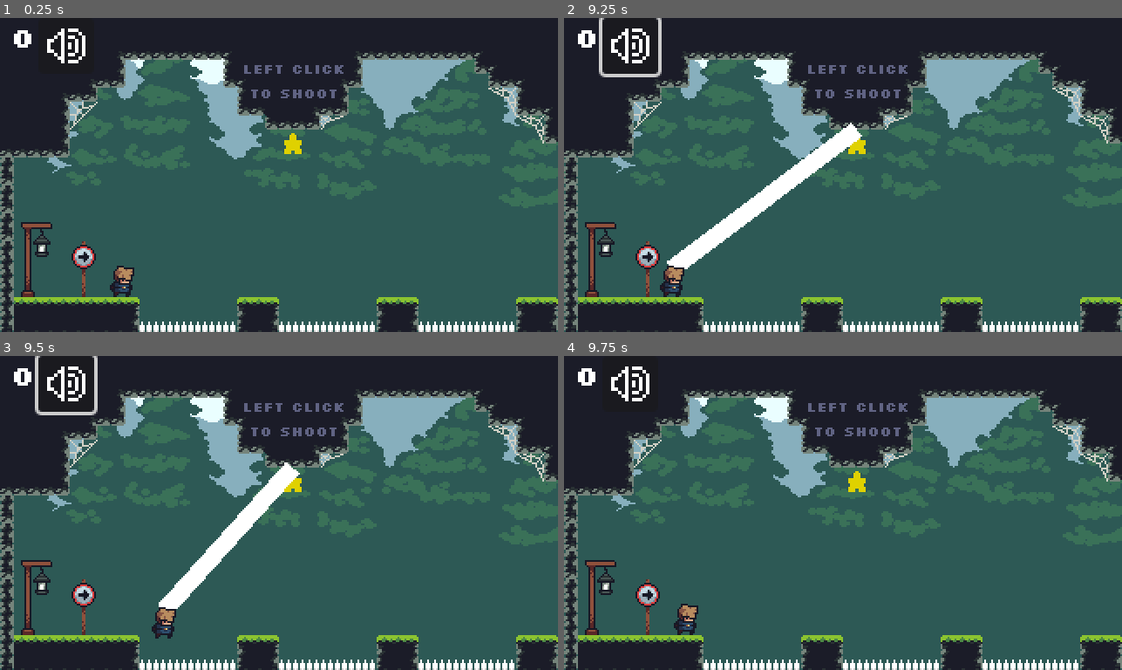
Above: before the commit, frames 1-4 (two rows, left to right).
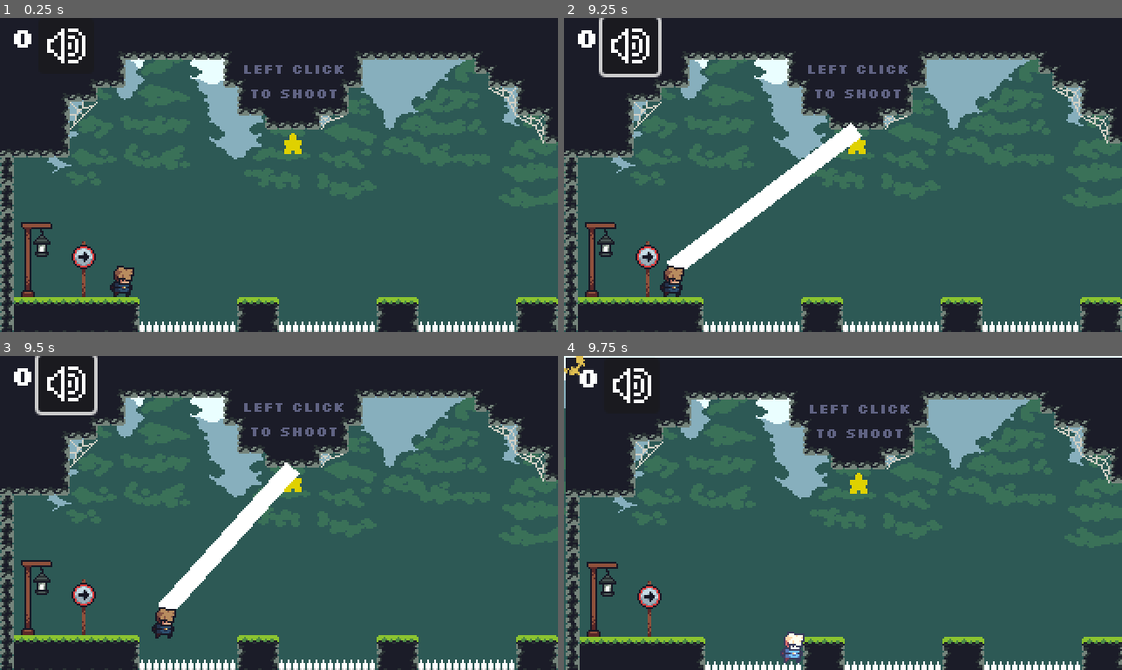
Above: after the commit, the same moments.

Repository: ItsHotdogFred/cannon-platformer
Game: Godot game, scene res://main.tscn
The game is run twice, just before and just after one commit, with the same random seed, the same clock (stepped at 60 frames per second) and the same inputs.
Inputs (mouse positions are in pixels of both pictures, inside the frame that each line leads up to):
- Up to frame 1 (0.25 s): no input
- Up to frame 2 (9.25 s): tap Enter at 0.5, 2, 2.75, 3.5, 4.25, 5 s; move the mouse to (965, 159) at 0.52 s; hold D (right) 0.53-1.25 s; hold Up (up) 0.53-1.25 s; click (630, 46) at 1.25 s; move the mouse to (731, 190) at 2.02 s; hold D (right) 2.03-2.78 s; tap Space (interaction) every 2.25 s from 2.1 to 8.85 s; tap Up (up) at 2.27, 2.3, 2.57, 3.6, 3.77, 4.07, 5.27, 5.3, 5.57, 6.77, 6.8, 7.07, 8.1, 8.27, 8.57 s; move the mouse to (898, 105) at 2.77 s; hold A (left) 2.78-3.53 s; hold Up (up) 2.78-3.53 s; click (898, 105) at 2.85 s; move the mouse to (815, 237) at 3.52 s; hold D (right) 3.53-5.03 s; move the mouse to (1010, 222) at 4.27 s; hold Up (up) 4.28-5.03 s; move the mouse to (675, 127) at 5.02 s; hold A (left) 5.03-5.78 s; click (675, 127) at 5.1 s; move the mouse to (870, 175) at 5.77 s; hold D (right) 5.78-6.53 s; hold Up (up) 5.78-6.53 s; move the mouse to (759, 96) at 6.52 s; hold A (left) 6.53-8.03 s; move the mouse to (965, 159) at 7.27 s; hold Up (up) 7.28-8.03 s; click (965, 159) at 7.35 s; move the mouse to (731, 190) at 8.02 s; hold D (right) from 8.03 s (still down); move the mouse to (898, 105) at 8.77 s; hold Up (up) from 8.78 s (still down)
- Up to frame 3 (9.5 s): keep holding D (right); keep holding Up (up)
- Up to frame 4 (9.75 s): keep holding D (right); move the mouse to (815, 575) at 9.52 s; release Up (up) at 9.53 s; click (815, 575) at 9.6 s

Frames 1-3 are identical in both runs. In frame 4, 9.0% of the frame differs, in the area x 0-100%, y 0-100%.

Commit message:
Add arcade-burst death sequence instead of instant teleport.
Spike hits play hitstop flash, screen shake, particle burst, hold on the death screen, then soft-respawn with camera pan and a scale/fade spawn-in at the checkpoint.

Diff:
--- /dev/null
+++ b/death_burst.gd
@@ -0,0 +1,26 @@
+extends Node2D
+## One-shot arcade particle burst. Spawns at a world position, emits, then frees.
+
+## Set before add_child() so _ready can tune the emitter first.
+var spawn_puff: bool = false
+
+@onready var particles: CPUParticles2D = $CPUParticles2D
+
+
+func _ready() -> void:
+	if spawn_puff:
+		_configure_as_spawn_puff()
+	particles.finished.connect(queue_free)
+	particles.restart()
+	particles.emitting = true
+
+
+## Soft checkpoint re-entry puff (fewer, slower particles).
+func _configure_as_spawn_puff() -> void:
+	particles.amount = 8
+	particles.initial_velocity_min = 12.0
+	particles.initial_velocity_max = 40.0
+	particles.scale_amount_min = 0.35
+	particles.scale_amount_max = 0.7
+	particles.explosiveness = 0.85
+	particles.color = Color(1.0, 0.95, 0.7, 1.0)
--- /dev/null
+++ b/death_burst.tscn
@@ -0,0 +1,28 @@
+[gd_scene load_steps=3 format=3]
+
+[ext_resource type="Script" path="res://death_burst.gd" id="1_script"]
+[ext_resource type="Texture2D" uid="uid://dnbwytjbpsjso" path="res://Jumpstart Legacy/Particles/x_shape.png" id="2_x"]
+
+[node name="DeathBurst" type="Node2D"]
+z_index = 10
+script = ExtResource("1_script")
+
+[node name="CPUParticles2D" type="CPUParticles2D" parent="."]
+emitting = false
+amount = 18
+texture = ExtResource("2_x")
+lifetime = 0.45
+one_shot = true
+explosiveness = 1.0
+randomness = 0.35
+lifetime_randomness = 0.25
+direction = Vector2(0, -1)
+spread = 180.0
+gravity = Vector2(0, 90)
+initial_velocity_min = 35.0
+initial_velocity_max = 95.0
+angular_velocity_min = -360.0
+angular_velocity_max = 360.0
+scale_amount_min = 0.45
+scale_amount_max = 0.9
+color = Color(1, 0.85, 0.35, 1)
--- a/grappling_hook.gd
+++ b/grappling_hook.gd
@@ -77,10 +77,11 @@
 ## Immediate release with no delay / no carry velocity (death, forced cancel).
 ## Deferred: may be called from Area2D.body_entered while physics is flushing
 ## queries; reparenting a CharacterBody2D there is not allowed.
-func force_release() -> void:
-	call_deferred("_detach_player", Vector2.ZERO)
+## reactivate_player: false on death so the player stays frozen for the sequence.
+func force_release(reactivate_player: bool = true) -> void:
+	call_deferred("_detach_player", Vector2.ZERO, reactivate_player)
 
-func _detach_player(release_momentum: Vector2) -> void:
+func _detach_player(release_momentum: Vector2, reactivate_player: bool = true) -> void:
 	if _released or not is_instance_valid(self):
 		return
 	_released = true
@@ -92,7 +93,10 @@
 		return
 
 	_player.reparent(get_tree().current_scene)
-	_player.set_active(true)
+	if reactivate_player:
+		_player.set_active(true)
+	else:
+		_player.set_active(false)
 	_player.momentum = release_momentum
 	if _player.has_method("clear_grappling_hook"):
 		_player.clear_grappling_hook(self)
--- a/player.gd
+++ b/player.gd
@@ -2,18 +2,27 @@
 
 @export var speed: float = 150.0
 @export var friction: float = 50# 500.0
+
+@export_group("Death")
+@export var death_hitstop: float = 0.12
+@export var death_hold: float = 0.35
+@export var spawn_in_duration: float = 0.22
 
 @onready var ray_cast_2d: RayCast2D = $RayCast2D
 @onready var collision_shape_2d: CollisionShape2D = $CollisionShape2D
 @onready var shoot_time: Timer = $ShootTime
+@onready var sprite: AnimatedSprite2D = $Sprite
 
 const GRAPPLING_HOOK = preload("uid://dum12y78crq6f")
+const DEATH_BURST = preload("res://death_burst.tscn")
 
 var starting_pos : Vector2
 
 var can_shoot = true
 ## Active hook instance while swinging; null when free.
 var active_grappling_hook: Node2D = null
+## True while the arcade death sequence is playing (blocks re-entry).
+var is_dying: bool = false
 
 
 # Persistent movement state. The player has no walk input - all motion
@@ -32,6 +41,9 @@
 	Gamemanager.player = self
 
 func _physics_process(delta: float) -> void:
+	if is_dying:
+		return
+
 	_set_ray_cast_direction()
 	# Fire: launch the player opposite the cursor (recoil). Each shot adds a
 	# fresh impulse to momentum instead of accumulating a never-decayed unit
@@ -72,9 +84,9 @@
 	momentum = velocity
 
 	if global_position > get_global_mouse_position():
-		$Sprite.flip_h = true
+		sprite.flip_h = true
 	else:
-		$Sprite.flip_h = false
+		sprite.flip_h = false
 
 func _set_ray_cast_direction():
 	var mouse_pos := get_global_mouse_position()
@@ -82,6 +94,8 @@
 	ray_cast_2d.target_position = ray_cast_2d.to_local(mouse_pos)
 
 func _use_grappling_hook():
+	if is_dying:
+		return
 	if not ray_cast_2d.is_colliding(): return
 	# Don't stack hooks if somehow already attached.
 	if active_grappling_hook != null and is_instance_valid(active_grappling_hook):
@@ -95,24 +109,91 @@
 	grapplingHookNode.start_hook(ray_cast_2d.get_collision_point())
 
 ## Tear down an active grapple without starting a new one.
-func cancel_grappling_hook() -> void:
+## reactivate_player: false during death so force_release doesn't re-enable physics.
+func cancel_grappling_hook(reactivate_player: bool = true) -> void:
 	if active_grappling_hook != null and is_instance_valid(active_grappling_hook):
-		active_grappling_hook.force_release()
+		active_grappling_hook.force_release(reactivate_player)
 	active_grappling_hook = null
 
 func clear_grappling_hook(hook: Node2D = null) -> void:
 	if hook == null or active_grappling_hook == hook:
 		active_grappling_hook = null
 
-## Reset after death: detach rope first so the player isn't stuck under PlayerAnchor.
-## Safe to call from Area2D.body_entered — force_release defers reparent.
-func respawn() -> void:
-	cancel_grappling_hook()
-	# global_position works while still parented; deferred reparent keeps it.
+## Arcade death: hitstop flash → particle burst → hold → soft respawn at checkpoint.
+## Safe to call from Area2D.body_entered.
+func die() -> void:
+	if is_dying:
+		return
+	is_dying = true
+	# Keep timers/tweens alive if the camera pauses the tree mid-sequence.
+	process_mode = Node.PROCESS_MODE_ALWAYS
+
+	cancel_grappling_hook(false)
+	momentum = Vector2.ZERO
+	velocity = Vector2.ZERO
+	set_active(false)
+
+	var death_pos := global_position
+	var cam := get_viewport().get_camera_2d()
+
+	# Hitstop feel: bright flash + shake while still visible on the spike.
+	sprite.modulate = Color(2.5, 2.5, 2.5, 1.0)
+	if cam != null and cam.has_method("shake"):
+		cam.shake(death_hitstop + 0.05, 2.5)
+
+	_spawn_burst(death_pos)
+
+	await _death_wait(death_hitstop)
+
+	sprite.visible = false
+	sprite.modulate = Color.WHITE
+	sprite.scale = Vector2.ONE
+
+	await _death_wait(death_hold)
+
+	# Soft teleport — camera pans if the checkpoint is on another screen.
 	global_position = starting_pos
 	momentum = Vector2.ZERO
 	velocity = Vector2.ZERO
+
+	if cam != null and cam.has_method("focus_on_player"):
+		await cam.focus_on_player()
+
+	_spawn_burst(global_position, true)
+
+	# Scale / fade back in at the checkpoint.
+	sprite.visible = true
+	sprite.modulate.a = 0.0
+	sprite.scale = Vector2(0.4, 0.4)
+
+	var tween := create_tween()
+	tween.set_pause_mode(Tween.TWEEN_PAUSE_PROCESS)
+	tween.set_parallel(true)
+	tween.tween_property(sprite, "modulate:a", 1.0, spawn_in_duration)
+	tween.tween_property(sprite, "scale", Vector2.ONE, spawn_in_duration) \
+			.set_trans(Tween.TRANS_BACK).set_ease(Tween.EASE_OUT)
+	await tween.finished
+
+	sprite.modulate = Color.WHITE
+	sprite.scale = Vector2.ONE
 	set_active(true)
+	process_mode = Node.PROCESS_MODE_INHERIT
+	is_dying = false
+
+
+## Instant reset (no VFX). Prefer die() for gameplay deaths.
+func respawn() -> void:
+	cancel_grappling_hook(false)
+	global_position = starting_pos
+	momentum = Vector2.ZERO
+	velocity = Vector2.ZERO
+	sprite.visible = true
+	sprite.modulate = Color.WHITE
+	sprite.scale = Vector2.ONE
+	set_active(true)
+	is_dying = false
+	process_mode = Node.PROCESS_MODE_INHERIT
+
 
 func set_active(boolean: bool):
 	set_physics_process(boolean)
@@ -121,5 +202,19 @@
 	collision_shape_2d.set_deferred("disabled", not boolean)
 
 
+func _spawn_burst(at: Vector2, spawn_puff: bool = false) -> void:
+	var burst: Node2D = DEATH_BURST.instantiate()
+	if spawn_puff:
+		burst.spawn_puff = true
+	# Parent first so _ready runs with spawn_puff already set.
+	get_tree().current_scene.add_child(burst)
+	burst.global_position = at
+
+
+func _death_wait(seconds: float) -> void:
+	# process_always + ignore_pause so camera screen-pauses don't stall death.
+	await get_tree().create_timer(seconds, true, false, true).timeout
+
+
 func _on_shoot_time_timeout() -> void:
 	can_shoot = true
--- a/screen_camera.gd
+++ b/screen_camera.gd
@@ -12,6 +12,9 @@
 var current_screen: Vector2i = Vector2i.ZERO
 var is_transitioning: bool = false
 var player: Node2D
+
+var _shake_time: float = 0.0
+var _shake_intensity: float = 0.0
 
 
 func _ready() -> void:
@@ -29,8 +32,28 @@
 	_snap_to_player_screen()
 
 
+func _process(delta: float) -> void:
+	if _shake_time <= 0.0:
+		return
+	_shake_time = maxf(0.0, _shake_time - delta)
+	# Decay intensity as the timer runs out.
+	var strength := _shake_intensity * clampf(_shake_time / 0.12, 0.0, 1.0)
+	offset = Vector2(
+		randf_range(-strength, strength),
+		randf_range(-strength, strength)
+	)
+	if _shake_time <= 0.0:
+		offset = Vector2.ZERO
+		_shake_intensity = 0.0
+
+
 func _physics_process(_delta: float) -> void:
 	if is_transitioning:
+		return
+
+	# Hold camera on the death scene while the burst plays.
+	if player != null and is_instance_valid(player) \
+			and player.get("is_dying") == true:
 		return
 
 	if player == null or not is_instance_valid(player):
@@ -43,6 +66,26 @@
 	var player_screen := _get_screen_for_position(player.global_position)
 	if player_screen != current_screen:
 		_transition_to_screen(player_screen)
+
+
+## Pixel-friendly screen shake (Camera2D.offset). duration in seconds.
+func shake(duration: float = 0.15, intensity: float = 2.5) -> void:
+	_shake_time = duration
+	_shake_intensity = intensity
+
+
+## After a soft respawn: pan (or snap) to the player's new screen.
+func focus_on_player() -> void:
+	if player == null or not is_instance_valid(player):
+		player = get_tree().get_first_node_in_group("player") as Node2D
+	if player == null:
+		return
+
+	var target_screen := _get_screen_for_position(player.global_position)
+	if target_screen == current_screen:
+		return
+
+	await _transition_to_screen(target_screen)
 
 
 func _get_screen_for_position(pos: Vector2) -> Vector2i:
@@ -78,10 +121,12 @@
 	# Pause the whole scene (player, grappling physics, spikes, etc.)
 	# while the camera pans. This node stays awake via PROCESS_MODE_ALWAYS.
 	get_tree().paused = true
-	player.velocity = Vector2(0,0)
-	player.momentum = Vector2(0,0)
+	if player != null and is_instance_valid(player):
+		player.velocity = Vector2(0, 0)
+		player.momentum = Vector2(0, 0)
 
 	var tween := create_tween()
+	tween.set_pause_mode(Tween.TWEEN_PAUSE_PROCESS)
 	tween.set_trans(Tween.TRANS_SINE)
 	tween.set_ease(Tween.EASE_IN_OUT)
 	tween.tween_property(self, "global_position", target, transition_duration)
@@ -95,4 +140,4 @@
 	if player != null and is_instance_valid(player):
 		var next_screen := _get_screen_for_position(player.global_position)
 		if next_screen != current_screen:
-			_transition_to_screen(next_screen)
+			await _transition_to_screen(next_screen)
--- a/spike.gd
+++ b/spike.gd
@@ -3,6 +3,9 @@
 
 func _on_body_entered(body: Node2D) -> void:
 	if body.is_in_group("player"):
-		# Cancel an active grapple if any; never start a new one (the old
-		# _use_grappling_hook call would fire when the ray hit something).
-		Gamemanager.player.respawn()
+		# Arcade death sequence (burst + soft checkpoint return).
+		# die() is re-entry guarded while the sequence plays.
+		if Gamemanager.player != null and Gamemanager.player.has_method("die"):
+			Gamemanager.player.die()
+		else:
+			Gamemanager.player.respawn()
Not shown, added: death_burst.gd.uid
